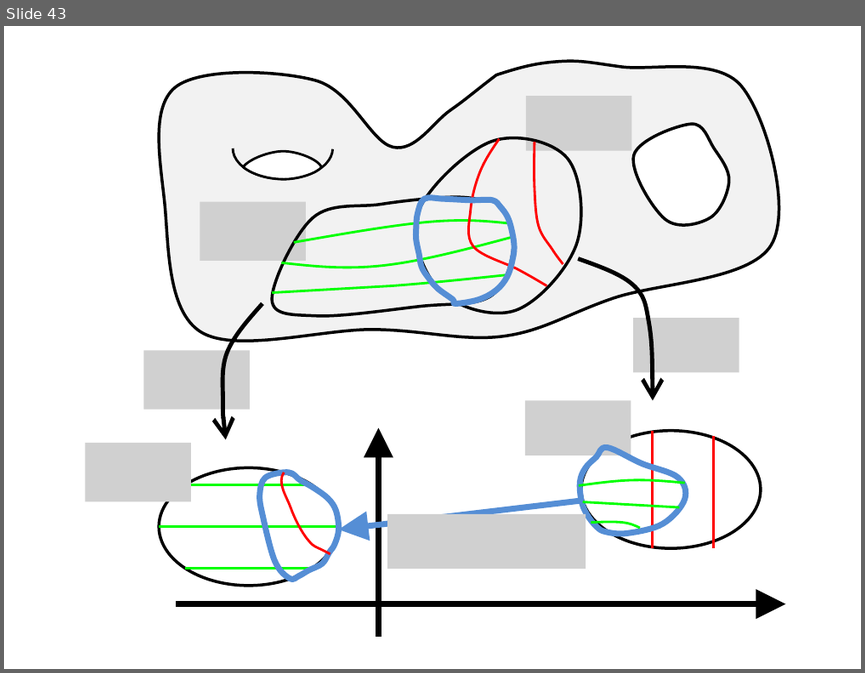
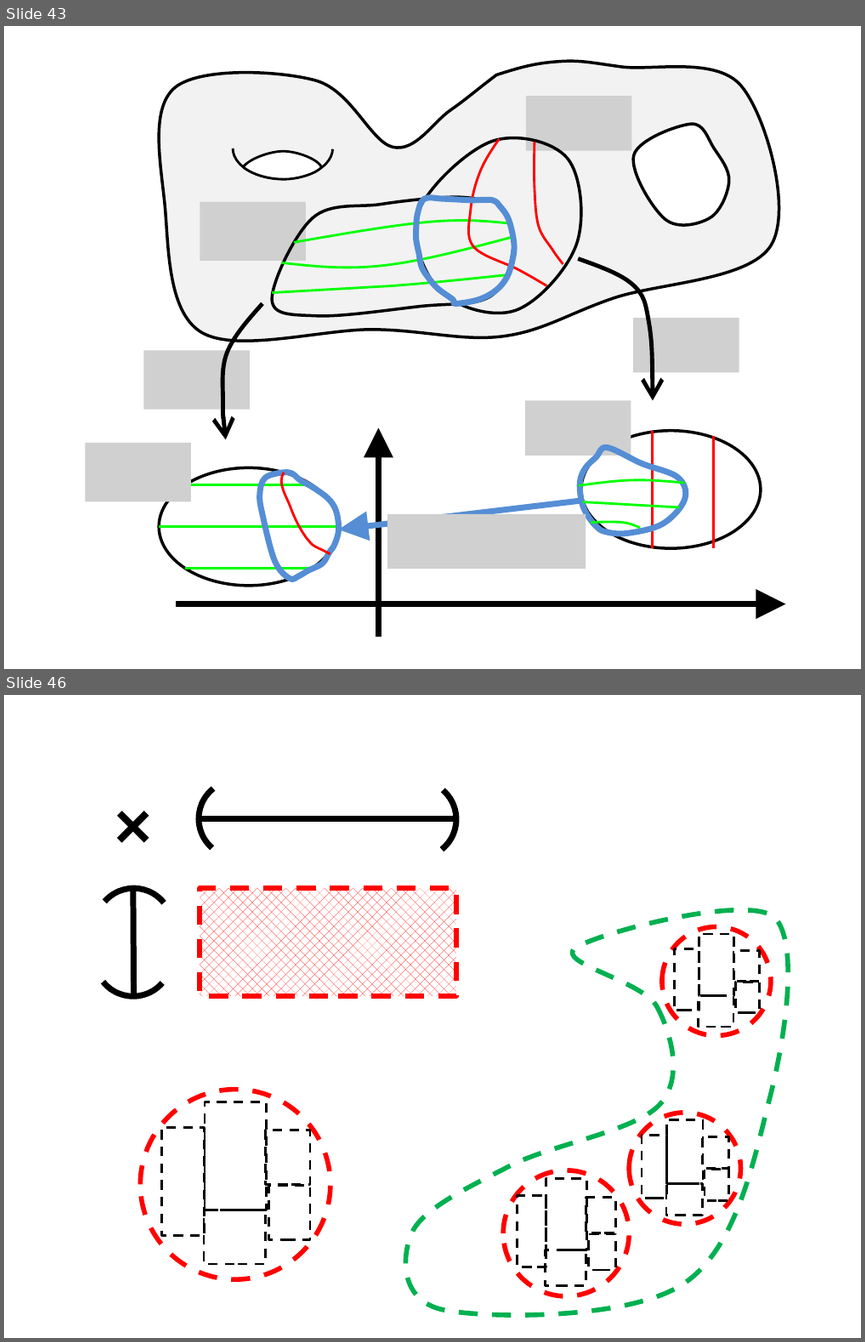
Before and after one commit to lutteropp/GeoTopo, a slide deck: images/Bilder.pptx. Shown one above the other, each under a label of ours: slide 43 before the commit, slides 43 and 46 after it; the slides between them are not shown. The pictures are 865x673 and 865x1342 pixels, drawn with LibreOffice and Linux fonts; fonts in the diff are those of the drawing; grey boxes stand for pictures. Boxes give left, top, right and bottom in pixels: in the first picture for what was removed or moved away, otherwise in the second. Text is boxed around its words. In the diff, an @@ line names an element or a change of style, - is before the commit and + after.

```diff
--- a/images/Bilder.pptx
+++ b/images/Bilder.pptx
@@ slide 46 added at <box>4,695,861,1338</box>, background #FFFFFF @@
@@ text added at <box>105,780,200,867</box>, 54 pt, text #000000, bold @@
+×
@@ arc (boxed as its full ellipse) added at <box>199,780,276,857</box>, outline #000000 5 pt @@
@@ arc (boxed as its full ellipse) added at <box>380,781,456,858</box>, outline #000000 5 pt @@
@@ line added from (199, 818) to (456, 818), #000000 5 pt @@
@@ arc (boxed as its full ellipse) added at <box>95,888,172,965</box>, outline #000000 5 pt @@
@@ line added from (133, 996) to (133, 888), #000000 5 pt @@
@@ rectangle added at <box>200,888,455,996</box>, fill pattern #FF0000 on #FFFFFF, outline #FF0000 4 pt dashed @@
@@ arc (boxed as its full ellipse) added at <box>95,919,172,997</box>, outline #000000 5 pt @@
@@ freeform shape added at <box>406,910,788,1315</box>, outline #00B050 4 pt dashed @@
@@ group added at <box>662,926,771,1035</box>: 5 rectangles, 1 ellipse @@
@@ group added at <box>140,1089,330,1279</box>: 5 rectangles, 1 ellipse @@
@@ group added at <box>629,1112,740,1224</box>: 5 rectangles, 1 ellipse @@
@@ group added at <box>504,1169,630,1296</box>: 5 rectangles, 1 ellipse @@
```
Also in this commit, not shown: 2 other slides added, 12 other files.
